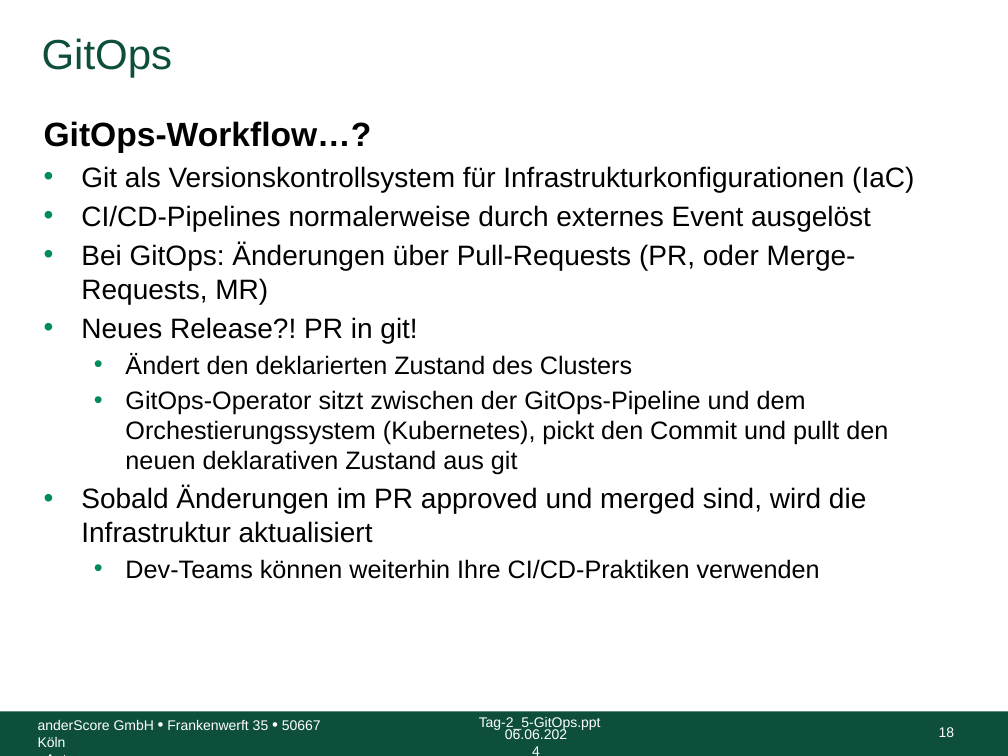
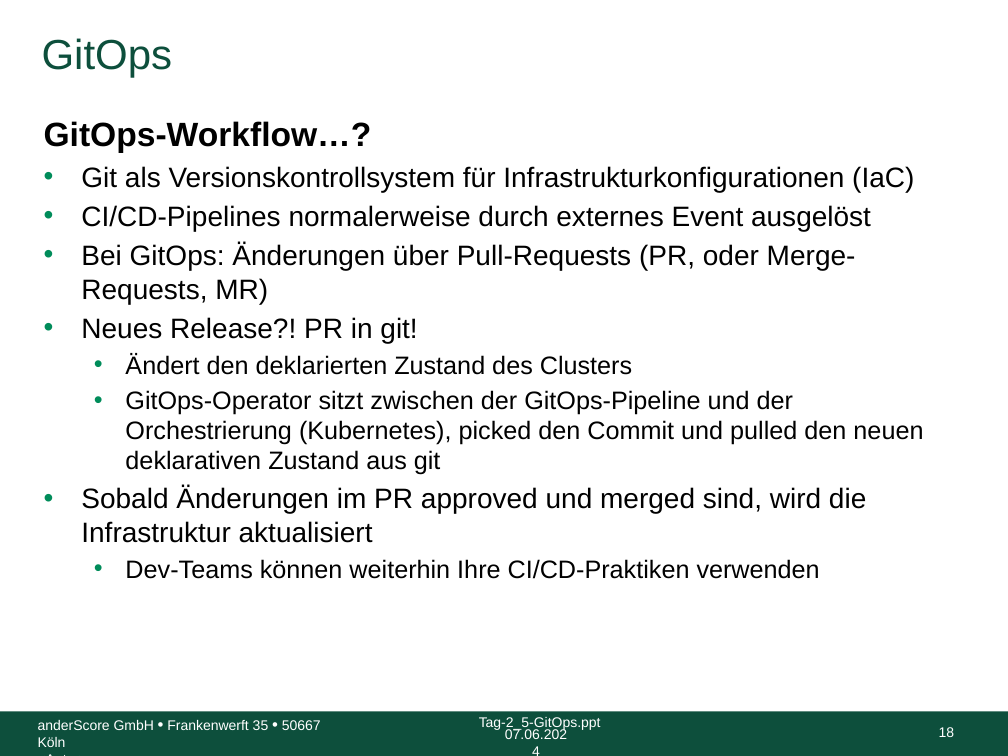
Before and after one commit to anderscore-gmbh/gitlab, a slide deck: slide 18 of slides/Tag-3_1-GitOps.pptx. Drawn at 1008x756 pixels with LibreOffice and Linux fonts; fonts in the diff are those of the drawing; background and template pictures are left out. Boxes give left, top, right and bottom in pixels: in the first picture for what was removed or moved away, otherwise in the second. Text is boxed around its words. In the diff, an @@ line names an element or a change of style, - is before the commit and + after.

Commit message:
Fix typos

```diff
--- a/slides/Tag-3_1-GitOps.pptx
+++ b/slides/Tag-3_1-GitOps.pptx
@@ text at [125, 390, 923, 475]: text changed @@
-  • GitOps-Operator sitzt zwischen der GitOps-Pipeline und dem Orchestierungssystem (Kubernetes), pickt den Commit und pullt den neuen deklarativen Zustand aus git
+  • GitOps-Operator sitzt zwischen der GitOps-Pipeline und der Orchestrierung (Kubernetes), picked den Commit und pulled den neuen deklarativen Zustand aus git
@@ text at [505, 728, 567, 739]: text changed @@
-06.06.2024
+07.06.2024
```
Also in this commit, not shown: 35 other slides changed.
